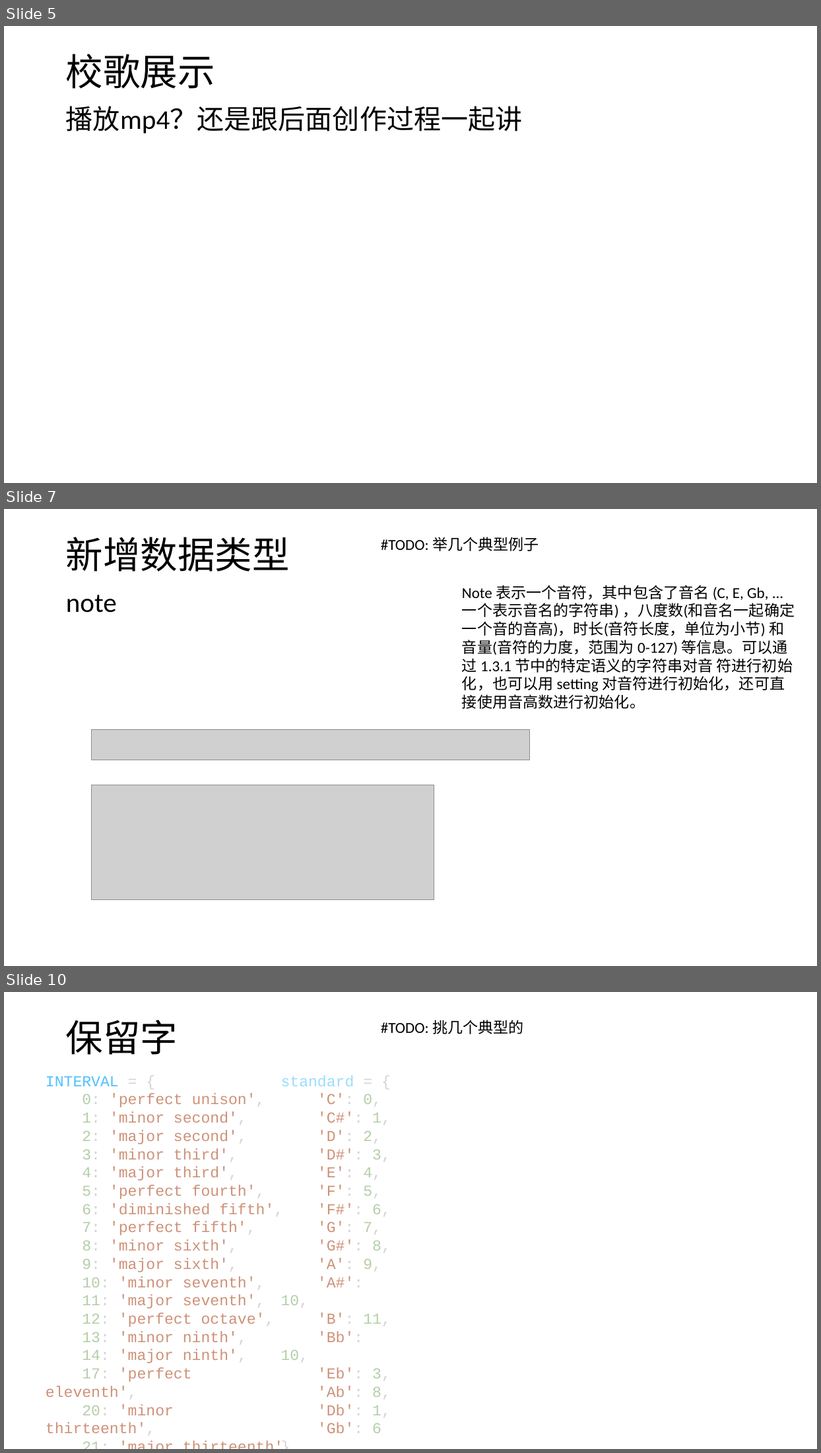
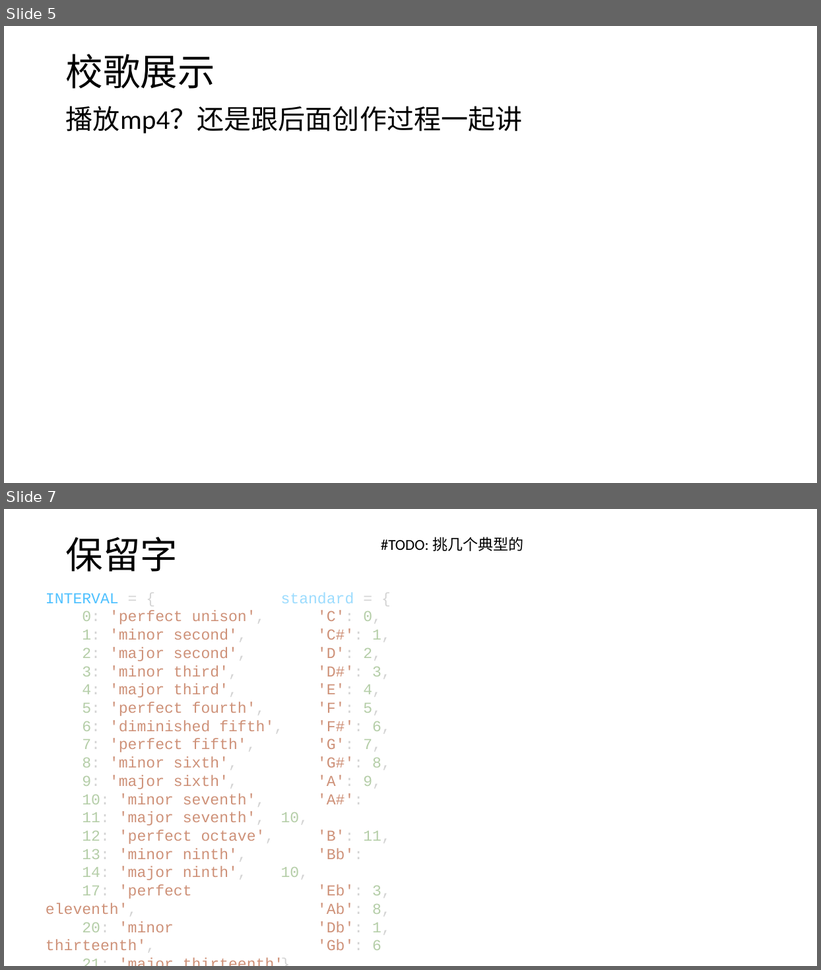
Before and after one commit to hyc2026/musicode, a slide deck: musicode展示.pptx. Shown one above the other, each under a label of ours: slides 5, 7 and 10 before the commit, slides 5 and 7 after it; the slides between them are not shown. The pictures are 821x1453 and 821x970 pixels, drawn with LibreOffice and Linux fonts; fonts in the diff are those of the drawing; grey boxes stand for pictures. Boxes give left, top, right and bottom in pixels: in the first picture for what was removed or moved away, otherwise in the second. Text is boxed around its words. In the diff, an @@ line names an element or a change of style, - is before the commit and + after.

```diff
--- a/musicode展示.pptx
+++ b/musicode展示.pptx
@@ slide 7 removed at bbox=[4, 509, 817, 966], background #FFFFFF @@
@@ text removed at bbox=[66, 537, 290, 572] @@
-新增数据类型
@@ text removed at bbox=[381, 537, 539, 551] @@
-#TODO: 举几个典型例子
@@ text removed at bbox=[462, 585, 795, 709] @@
-Note 表示一个音符，其中包含了音名 (C, E, Gb, ... 一个表示音名的字符串) ，八度数(和音名一起确定一个音的音高)，时长(音符长度，单位为小节) 和音量(音符的力度，范围为 0-127) 等信息。可以通过 1.3.1 节中的特定语义的字符串对音 符进行初始化，也可以用 setting 对音符进行初始化，还可直接使用音高数进行初始化。
@@ text removed at bbox=[66, 595, 117, 613] @@
-note
@@ picture removed at bbox=[92, 729, 531, 760] @@
@@ picture removed at bbox=[92, 786, 435, 900] @@
@@ what was slide 10 is now slide 7 @@
```
Also in this commit, not shown: 1 slide changed, 4 slides added, 4 other slides removed.
